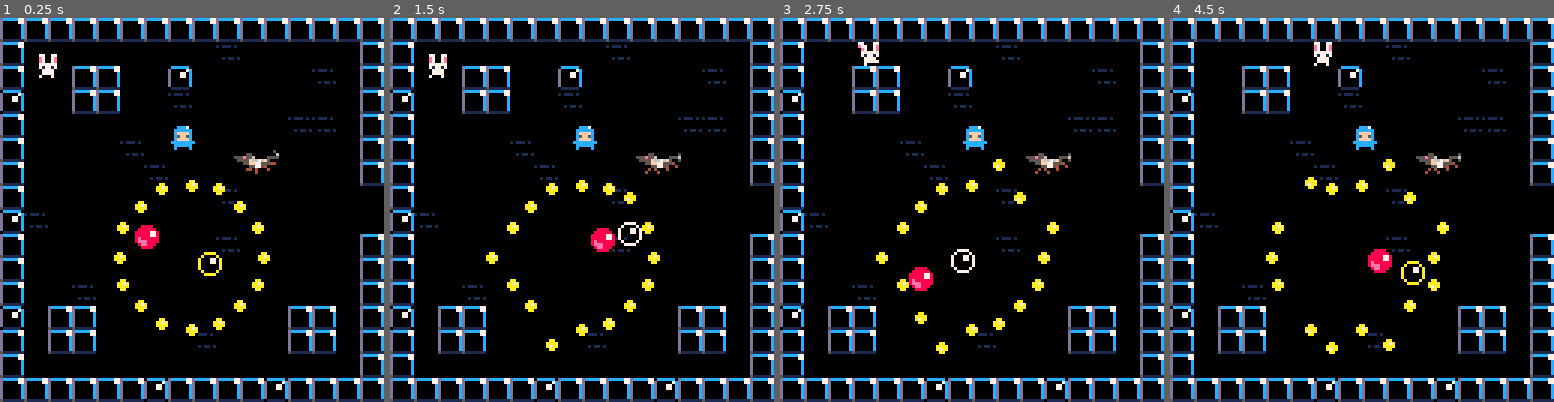
Above: before the commit, frames 1-4 (left to right).
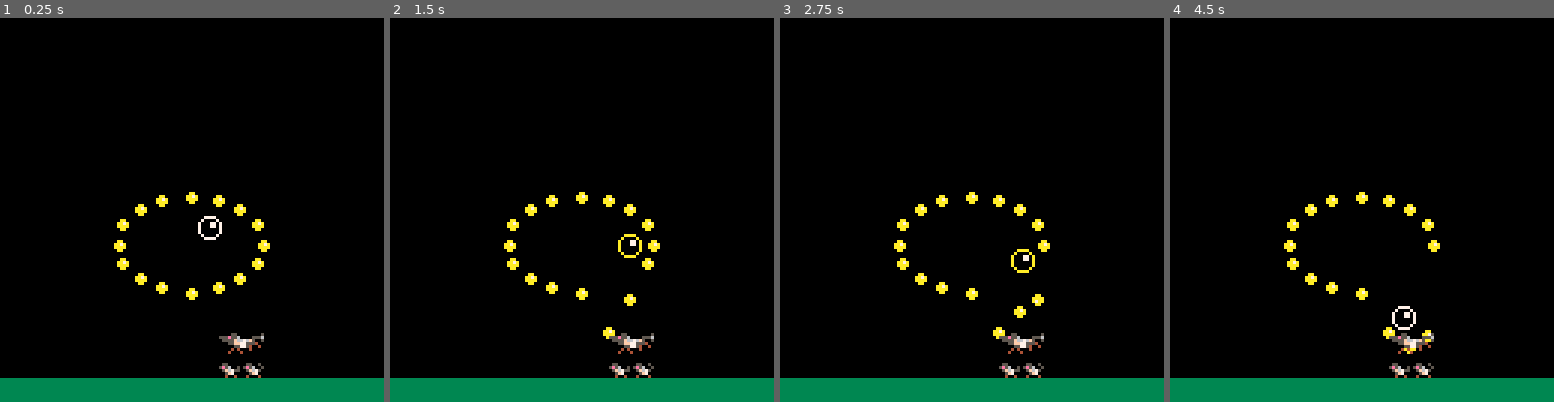
Above: after the commit, the same moments.

Repository: zvxr/shrimpkeeper
Game: PICO-8 cartridge shrimpkeeper.p8
The game is run twice, just before and just after one commit, with the same random seed, the same clock (stepped at 60 frames per second) and the same inputs.
Inputs:
- Up to frame 1 (0.25 s): no input
- Up to frame 2 (1.5 s): tap X (X key) at 0.33, 1.07 s
- Up to frame 3 (2.75 s): hold Right 1.6-2.1 s; tap X (X key) at 1.85 s; hold Up 2.15-2.42 s; hold Right from 2.47 s (still down)
- Up to frame 4 (4.5 s): tap X (X key) at 2.97, 4.08 s; release Right at 3.03 s; hold Left 3.08-3.58 s; hold Down 3.63-3.97 s; hold Right from 4.02 s (still down)

The runs differ from the first frame. In frame 1, 20% of the frame differs, in the area x 0-100%, y 0-100%; in frame 2, 20%; in frame 3, 21%; in frame 4, 21%.

Commit message:
save edits, experimenting

Diff:
--- /dev/null
+++ b/ent.lua
@@ -0,0 +1,103 @@
+ent = {} -- all ents
+
+-- make an ent
+-- and add to global collection
+-- k: base sprite id
+-- x: horizontal center in tiles
+-- y: height above the floor in tiles
+-- returns the new ent table
+--
+-- common ent fields:
+-- dx,dy: velocity in tiles/frame
+-- frame: current anim frame
+-- t: ticks alive / local timer
+-- grav: true if gravity applies
+-- friction: velocity loss each frame
+-- bounce: bounce factor on floor/ent hit
+-- frames: anim frame count
+-- fs: sprite step per frame
+-- sw,sh: sprite size in cells
+-- w,h: collision half-size in tiles
+function make_ent(k, x, y)
+	a={
+		k = k,
+		x = x,
+		y = y,
+		dx = 0,
+		dy = 0,
+		frame = 0,
+		t = 0,
+		grav = true,
+		friction = 0.15,
+		bounce  = 0.3,
+		frames = 2,
+		fs = 1,
+		sw = 1,
+		sh = 1,
+
+		-- half-width and half-height
+		-- slightly less than 0.5 so
+		-- that will fit through 1-wide
+		-- holes.
+		w = 0.4,
+		h = 0.4
+	}
+
+	add(ent,a)
+
+	return a
+end
+
+function move_ent(a)
+	-- x: horizontal position in tiles
+	-- y: height above floor in tiles
+	-- dy: upward speed; gravity lowers it
+
+	if (a.grav) a.dy -= gravity
+
+	if not solid_ent(a, a.dx, 0) then
+		a.x += a.dx
+	else
+		a.dx *= -a.bounce
+	end
+
+	if not solid_ent(a, 0, a.dy) then
+		a.y += a.dy
+	else
+		a.dy *= -a.bounce
+	end
+
+	if (a.x < a.w) then
+		a.x = a.w
+		a.dx *= -a.bounce
+	elseif (a.x > world_w-a.w) then
+		a.x = world_w-a.w
+		a.dx *= -a.bounce
+	end
+
+	if (a.y < 0) then
+		a.y = 0
+		a.dy *= -a.bounce
+	end
+
+	-- apply friction
+	a.dx *= (1-a.friction)
+	a.dy *= (1-a.friction)
+
+	-- advance one frame every
+	-- time ent moves 1/4 of
+	-- a tile
+
+	a.frame += abs(a.dx) * 4
+	a.frame += abs(a.dy) * 4
+	a.frame %= a.frames
+
+	a.t += 1
+
+end
+
+function draw_ent(a)
+	local sx = (a.x * 8) - a.sw*4
+	local sy = flr_y - a.y*8 - a.sh*8
+	spr(a.k + flr(a.frame)*a.fs, sx, sy, a.sw, a.sh)
+end
--- /dev/null
+++ b/physics.lua
@@ -0,0 +1,86 @@
+world_w = 16
+flr_y = 120
+gravity = 0.02
+
+-- true if [a] will hit another
+-- ent after moving dx,dy
+
+-- also handle bounce response
+-- (cheat version: both ents
+-- end up with the velocity of
+-- the fastest moving ent)
+
+function solid_ent(a, dx, dy)
+	for a2 in all(ent) do
+		if a2 != a then
+
+			local x=(a.x+dx) - a2.x
+			local y=(a.y+dy) - a2.y
+
+			if ((abs(x) < (a.w+a2.w)) and
+					 (abs(y) < (a.h+a2.h)))
+			then
+
+				-- moving together?
+					-- this allows ents to
+				-- overlap initially
+				-- without sticking together
+
+				-- process each axis separately
+
+				-- along x
+
+				if (dx != 0 and abs(x) <
+				    abs(a.x-a2.x))
+				then
+
+					v=abs(a.dx)>abs(a2.dx) and
+					  a.dx or a2.dx
+					a.dx,a2.dx = v,v
+
+					local ca=
+					 collide_ent(a,a2) or
+					 collide_ent(a2,a)
+					return not ca
+				end
+
+				-- along y
+
+				if (dy != 0 and abs(y) <
+					   abs(a.y-a2.y)) then
+					v=abs(a.dy)>abs(a2.dy) and
+					  a.dy or a2.dy
+					a.dy,a2.dy = v,v
+
+					local ca=
+					 collide_ent(a,a2) or
+					 collide_ent(a2,a)
+					return not ca
+				end
+
+			end
+		end
+	end
+
+	return false
+end
+
+-- return true when something
+-- was collected / destroyed,
+-- indicating that the two
+-- ents shouldn't bounce off
+-- each other
+
+function collide_ent(a1,a2)
+
+	-- player collects treasure
+	if (a1==pl and a2.k==35) then
+		del(ent,a2)
+		sfx(3)
+		return true
+	end
+
+	sfx(2) -- generic bump sound
+
+	return false
+end
--- /dev/null
+++ b/player.lua
@@ -0,0 +1,8 @@
+function control_player(pl)
+	local accel = 0.05
+	local lift = 0.36
+	if (btn(0)) pl.dx -= accel
+	if (btn(1)) pl.dx += accel
+	if (btnp(5)) pl.dy += lift
+
+end
--- a/shrimpkeeper.p8
+++ b/shrimpkeeper.p8
@@ -1,293 +1,29 @@
 pico-8 cartridge // http://www.pico-8.com
 version 43
 __lua__
--- wall and actor collisions
+-- ent physics
 -- by zep
 -- edited version for shrimp
 
-actor = {} -- all actors
-
--- make an actor
--- and add to global collection
--- x,y means center of the actor
--- in map tiles
-function make_actor(k, x, y)
-	a={
-		k = k,
-		x = x,
-		y = y,
-		dx = 0,
-		dy = 0,
-		frame = 0,
-		t = 0,
-		friction = 0.15,
-		bounce  = 0.3,
-		frames = 2,
-		fs = 1,
-		sw = 1,
-		sh = 1,
-
-		-- half-width and half-height
-		-- slightly less than 0.5 so
-		-- that will fit through 1-wide
-		-- holes.
-		w = 0.4,
-		h = 0.4
-	}
-
-	add(actor,a)
-
-	return a
-end
+#include ent.lua
+#include physics.lua
+#include player.lua
+#include spawn.lua
 
 function _init()
-
-	-- create some actors
-
-	-- make player
-	pl = make_actor(21,2,2)
-	pl.frames=4
-
-	-- bouncy ball
-	local ball = make_actor(33,8.5,11)
-	ball.dx=0.05
-	ball.dy=-0.1
-	ball.friction=0.02
-	ball.bounce=1
-
-	-- red ball: bounce forever
-	-- (because no friction and
-	-- max bounce)
-	local ball = make_actor(49,7,8)
-	ball.dx=-0.1
-	ball.dy=0.15
-	ball.friction=0
-	ball.bounce=1
-
-	-- treasure
-
-	for i=0,16 do
-		a = make_actor(35,8+cos(i/16)*3,
-		    10+sin(i/16)*3)
-		a.w=0.25 a.h=0.25
-	end
-
-	-- blue peopleoids
-
-	a = make_actor(5,7,5)
-	a.frames=4
-	a.dx=1/8
-	a.friction=0.1
-
-	for i=1,6 do
-	 a = make_actor(5,20+i,24)
-	 a.frames=4
-	 a.dx=1/8
-	 a.friction=0.1
-	end
-
-	shrimp = make_actor(37,10,6)
-	shrimp.frames=4
-	shrimp.fs=2
-	shrimp.sw=2
-	shrimp.w=0.9
-	shrimp.dx=1/8
-	shrimp.friction=0.1
-
-end
-
--- for any given point on the
--- map, true if there is wall
--- there.
-
-function solid(x, y)
-	-- grab the cel value
-	val=mget(x, y)
-
-	-- check if flag 1 is set (the
-	-- orange toggle button in the
-	-- sprite editor)
-	return fget(val, 1)
-
-end
-
--- solid_area
--- check if a rectangle overlaps
--- with any walls
-
---(this version only works for
---actors less than one tile big)
-
-function solid_area(x,y,w,h)
-	return
-		solid(x-w,y-h) or
-		solid(x+w,y-h) or
-		solid(x-w,y+h) or
-		solid(x+w,y+h)
-end
-
-
--- true if [a] will hit another
--- actor after moving dx,dy
-
--- also handle bounce response
--- (cheat version: both actors
--- end up with the velocity of
--- the fastest moving actor)
-
-function solid_actor(a, dx, dy)
-	for a2 in all(actor) do
-		if a2 != a then
-
-			local x=(a.x+dx) - a2.x
-			local y=(a.y+dy) - a2.y
-
-			if ((abs(x) < (a.w+a2.w)) and
-					 (abs(y) < (a.h+a2.h)))
-			then
-
-				-- moving together?
-				-- this allows actors to
-				-- overlap initially
-				-- without sticking together
-
-				-- process each axis separately
-
-				-- along x
-
-				if (dx != 0 and abs(x) <
-				    abs(a.x-a2.x))
-				then
-
-					v=abs(a.dx)>abs(a2.dx) and
-					  a.dx or a2.dx
-					a.dx,a2.dx = v,v
-
-					local ca=
-					 collide_event(a,a2) or
-					 collide_event(a2,a)
-					return not ca
-				end
-
-				-- along y
-
-				if (dy != 0 and abs(y) <
-					   abs(a.y-a2.y)) then
-					v=abs(a.dy)>abs(a2.dy) and
-					  a.dy or a2.dy
-					a.dy,a2.dy = v,v
-
-					local ca=
-					 collide_event(a,a2) or
-					 collide_event(a2,a)
-					return not ca
-				end
-
-			end
-		end
-	end
-
-	return false
-end
-
-
--- checks both walls and actors
-function solid_a(a, dx, dy)
-	if solid_area(a.x+dx,a.y+dy,
-				a.w,a.h) then
-				return true end
-	return solid_actor(a, dx, dy)
-end
-
--- return true when something
--- was collected / destroyed,
--- indicating that the two
--- actors shouldn't bounce off
--- each other
-
-function collide_event(a1,a2)
-
-	-- player collects treasure
-	if (a1==pl and a2.k==35) then
-		del(actor,a2)
-		sfx(3)
-		return true
-	end
-
-	sfx(2) -- generic bump sound
-
-	return false
-end
-
-function move_actor(a)
-
-	-- only move actor along x
-	-- if the resulting position
-	-- will not overlap with a wall
-
-	if not solid_a(a, a.dx, 0) then
-		a.x += a.dx
-	else
-		a.dx *= -a.bounce
-	end
-
-	-- ditto for y
-
-	if not solid_a(a, 0, a.dy) then
-		a.y += a.dy
-	else
-		a.dy *= -a.bounce
-	end
-
-	-- apply friction
-	-- (comment for no inertia)
-
-	a.dx *= (1-a.friction)
-	a.dy *= (1-a.friction)
-
-	-- advance one frame every
-	-- time actor moves 1/4 of
-	-- a tile
-
-	a.frame += abs(a.dx) * 4
-	a.frame += abs(a.dy) * 4
-	a.frame %= a.frames
-
-	a.t += 1
-
-end
-
-function control_player(pl)
-
-	accel = 0.05
-	if (btn(0)) pl.dx -= accel
-	if (btn(1)) pl.dx += accel
-	if (btn(2)) pl.dy -= accel
-	if (btn(3)) pl.dy += accel
-
+	init_world()
 end
 
 function _update()
 	control_player(pl)
-	foreach(actor, move_actor)
-end
-
-function draw_actor(a)
-	local sx = (a.x * 8) - a.sw*4
-	local sy = (a.y * 8) - a.sh*4
-	spr(a.k + flr(a.frame)*a.fs, sx, sy, a.sw, a.sh)
+	foreach(ent, move_ent)
 end
 
 function _draw()
 	cls()
 
-	room_x=flr(pl.x/16)
-	room_y=flr(pl.y/16)
-	camera(room_x*128,room_y*128)
-
-	map()
-	foreach(actor,draw_actor)
-
+	rectfill(0,flr_y,127,127,3)
+	foreach(ent,draw_ent)
 end
 
 __gfx__
@@ -473,24 +209,24 @@
 0200020200000000040000000202000202000000000004040000000000000002000000000000000000000000000000000000000000000000000000000000000000000000000000000000000000000000000000000000000000000000000000000000000000000000000000000000000000000000000000000000000000000000
 0200000000000000000000000000000202000000000000000000000000000002000000000000000000000000000000000000000000000000000000000000000000000000000000000000000000000000000000000000000000000000000000000000000000000000000000000000000000000000000000000000000000000000
 0202020202020302020202030202020202020202020200000000020202020202000000000000000000000000000000000000000000000000000000000000000000000000000000000000000000000000000000000000000000000000000000000000000000000000000000000000000000000000000000000000000000000000
-0000000000000000000000000000000002020202020200000000020202020202000000000000000000000000000000000000000000000000000000000000000000000000000000000000000000000000000000000000000000000000000000000000000000000000000000000000000000000000000000000000000000000000
-0000000000000000000000000000000002000000000000000000000000000002000000000000000000000000000000000000000000000000000000000000000000000000000000000000000000000000000000000000000000000000000000000000000000000000000000000000000000000000000000000000000000000000
-0000000000000000000000000000000002000000000000000000000404000002000000000000000000000000000000000000000000000000000000000000000000000000000000000000000000000000000000000000000000000000000000000000000000000000000000000000000000000000000000000000000000000000
-0000000000000000000000000000000002000000000000000000000000000002000000000000000000000000000000000000000000000000000000000000000000000000000000000000000000000000000000000000000000000000000000000000000000000000000000000000000000000000000000000000000000000000
-0000000000000000000000000000000002000000000000040400000000000002000000000000000000000000000000000000000000000000000000000000000000000000000000000000000000000000000000000000000000000000000000000000000000000000000000000000000000000000000000000000000000000000
-0000000000000000000000000000000002000000000000000000000000000002000000000000000000000000000000000000000000000000000000000000000000000000000000000000000000000000000000000000000000000000000000000000000000000000000000000000000000000000000000000000000000000000
-0000000000000000000000000000000002000000000000000000000004000002000000000000000000000000000000000000000000000000000000000000000000000000000000000000000000000000000000000000000000000000000000000000000000000000000000000000000000000000000000000000000000000000
-0000000000000000000000000000000002000000000000000000000000000002000000000000000000000000000000000000000000000000000000000000000000000000000000000000000000000000000000000000000000000000000000000000000000000000000000000000000000000000000000000000000000000000
-0000000000000000000000000000000002000000000000000000000000000002000000000000000000000000000000000000000000000000000000000000000000000000000000000000000000000000000000000000000000000000000000000000000000000000000000000000000000000000000000000000000000000000
-0000000000000000000000000000000002000000000000000000000000000002000000000000000000000000000000000000000000000000000000000000000000000000000000000000000000000000000000000000000000000000000000000000000000000000000000000000000000000000000000000000000000000000
-0000000000000000000000000000000002000004040000000000000000000002000000000000000000000000000000000000000000000000000000000000000000000000000000000000000000000000000000000000000000000000000000000000000000000000000000000000000000000000000000000000000000000000
-0000000000000000000000000000000002000000040000000000000004000002000000000000000000000000000000000000000000000000000000000000000000000000000000000000000000000000000000000000000000000000000000000000000000000000000000000000000000000000000000000000000000000000
-0000000000000000000000000000000002000000000000000000000000000002000000000000000000000000000000000000000000000000000000000000000000000000000000000000000000000000000000000000000000000000000000000000000000000000000000000000000000000000000000000000000000000000
-0000000000000000000000000000000002000000000000000000040000000002000000000000000000000000000000000000000000000000000000000000000000000000000000000000000000000000000000000000000000000000000000000000000000000000000000000000000000000000000000000000000000000000
-0000000000000000000000000000000002000000000000000000000000000002000000000000000000000000000000000000000000000000000000000000000000000000000000000000000000000000000000000000000000000000000000000000000000000000000000000000000000000000000000000000000000000000
-0000000000000000000000000000000002020202020202020202020202020202000000000000000000000000000000000000000000000000000000000000000000000000000000000000000000000000000000000000000000000000000000000000000000000000000000000000000000000000000000000000000000000000
-…(5 lines of a section not shown)…
+0300000000000000000000000000000002020202020200000000020202020202000000000000000000000000000000000000000000000000000000000000000000000000000000000000000000000000000000000000000000000000000000000000000000000000000000000000000000000000000000000000000000000000
+0300000000000000000000000000000002000000000000000000000000000002000000000000000000000000000000000000000000000000000000000000000000000000000000000000000000000000000000000000000000000000000000000000000000000000000000000000000000000000000000000000000000000000
+0300000000000000000000000000000002000000000000000000000404000002000000000000000000000000000000000000000000000000000000000000000000000000000000000000000000000000000000000000000000000000000000000000000000000000000000000000000000000000000000000000000000000000
+0300000000000000000000000000000002000000000000000100000000000002000000000000000000000000000000000000000000000000000000000000000000000000000000000000000000000000000000000000000000000000000000000000000000000000000000000000000000000000000000000000000000000000
+0300000000000000000000000000000002000000000000040400000000000002000000000000000000000000000000000000000000000000000000000000000000000000000000000000000000000000000000000000000000000000000000000000000000000000000000000000000000000000000000000000000000000000
+0300000000000000000000000000000002000000000000000000000000000002000000000000000000000000000000000000000000000000000000000000000000000000000000000000000000000000000000000000000000000000000000000000000000000000000000000000000000000000000000000000000000000000
+0300000000000000000000000000000003000000000000000000000004000002000000000000000000000000000000000000000000000000000000000000000000000000000000000000000000000000000000000000000000000000000000000000000000000000000000000000000000000000000000000000000000000000
+0300000000000000000000000000000002000000000100000000010000000002000000000000000000000000000000000000000000000000000000000000000000000000000000000000000000000000000000000000000000000000000000000000000000000000000000000000000000000000000000000000000000000000
+0300000000000000000000000000000000000000000000000000000000000002000000000000000000000000000000000000000000000000000000000000000000000000000000000000000000000000000000000000000000000000000000000000000000000000000000000000000000000000000000000000000000000000
+0300000000000000000000000000000000000000000000010000000000000002000000000000000000000000000000000000000000000000000000000000000000000000000000000000000000000000000000000000000000000000000000000000000000000000000000000000000000000000000000000000000000000000
+0300000000000000000000000000000202000004040000000000000000000002000000000000000000000000000000000000000000000000000000000000000000000000000000000000000000000000000000000000000000000000000000000000000000000000000000000000000000000000000000000000000000000000
+0300000000000000000000000000000202000000040000000000000004000002000000000000000000000000000000000000000000000000000000000000000000000000000000000000000000000000000000000000000000000000000000000000000000000000000000000000000000000000000000000000000000000000
+0300000000000000000000000000000202000000000000000000000000000002000000000000000000000000000000000000000000000000000000000000000000000000000000000000000000000000000000000000000000000000000000000000000000000000000000000000000000000000000000000000000000000000
+0300000000000000000000000000000202000000000000000000040000000002000000000000000000000000000000000000000000000000000000000000000000000000000000000000000000000000000000000000000000000000000000000000000000000000000000000000000000000000000000000000000000000000
+0300000000000000000000000000000202000000000000000000000000000002000000000000000000000000000000000000000000000000000000000000000000000000000000000000000000000000000000000000000000000000000000000000000000000000000000000000000000000000000000000000000000000000
+0303030303030303030303030303030102020202020202020202020202020202000000000000000000000000000000000000000000000000000000000000000000000000000000000000000000000000000000000000000000000000000000000000000000000000000000000000000000000000000000000000000000000000
+…(5 lines of a section not shown)…
--- /dev/null
+++ b/spawn.lua
@@ -0,0 +1,35 @@
+function init_world()
+	ent = {}
+
+	-- create some ents
+
+	-- make player
+	pl = make_ent(21,5,30)
+	pl.frames=4
+	pl.bounce=0
+
+	-- bouncy ball
+	local ball = make_ent(33,8.5,6)
+	ball.dx=0.05
+	ball.dy=0.05
+	ball.friction=0.02
+	ball.bounce=1
+
+	-- treasure
+
+	for i=0,16 do
+		a = make_ent(35,8+cos(i/16)*3,
+		    5+sin(i/16)*2)
+		a.grav=false
+		a.w=0.25 a.h=0.25
+	end
+
+	shrimp = make_ent(37,10,0)
+	shrimp.frames=4
+	shrimp.fs=2
+	shrimp.sw=2
+	shrimp.sh=2
+	shrimp.w=0.9
+	shrimp.bounce=0
+	shrimp.friction=0.1
+end
